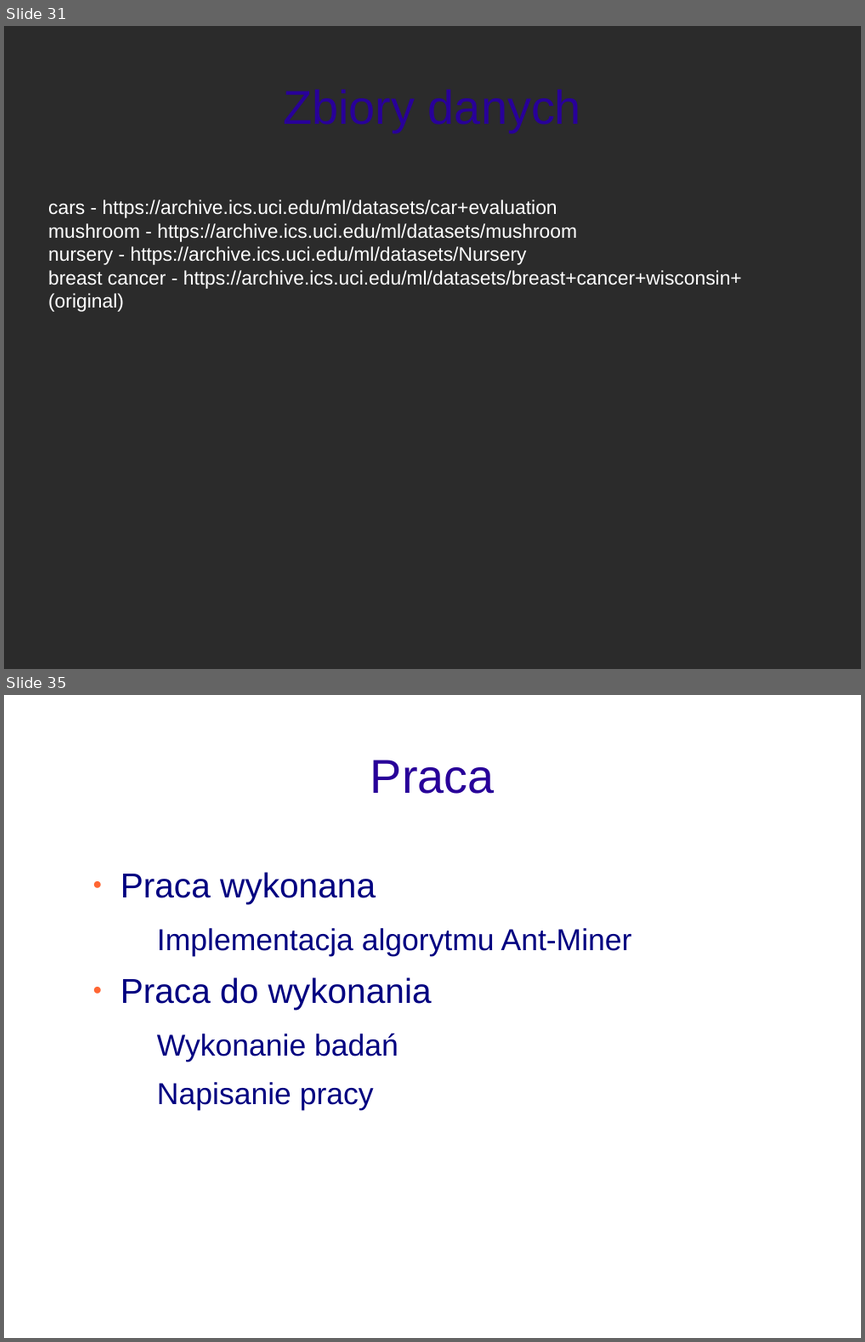
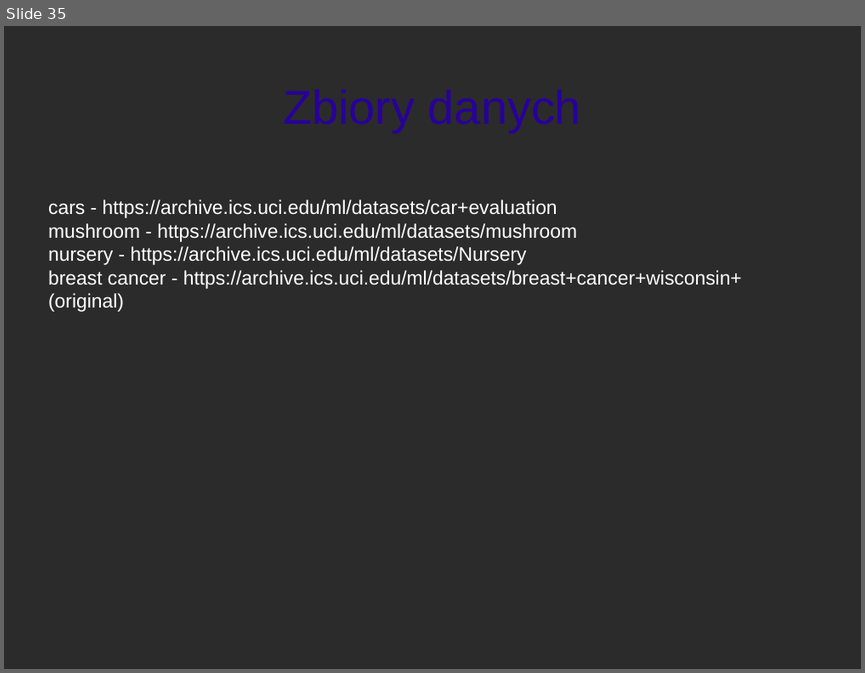
Before and after one commit to adriansidor/antminer, a slide deck: prezentacja_pracy_magisterskiej.odp. Shown one above the other, each under a label of ours: slides 31 and 35 before the commit, slide 35 after it; the slides between them are not shown. The pictures are 865x1342 and 865x673 pixels, drawn with LibreOffice and Linux fonts; fonts in the diff are those of the drawing; background and template pictures are left out; a plain dark background stands for a picture behind light text. Boxes give left, top, right and bottom in pixels: in the first picture for what was removed or moved away, otherwise in the second. Text is boxed around its words. In the diff, an @@ line names an element or a change of style, - is before the commit and + after.

```diff
--- a/prezentacja_pracy_magisterskiej.odp
+++ b/prezentacja_pracy_magisterskiej.odp
@@ slide 35 removed at (x1=4, y1=695, x2=861, y2=1338), background picture (left out) @@
@@ title removed at (x1=370, y1=760, x2=494, y2=794) @@
-Praca
@@ text removed at (x1=120, y1=872, x2=632, y2=1110) @@
-● Praca wykonana
-  − Implementacja algorytmu Ant-Miner
-● Praca do wykonania
-  − Wykonanie badań
-  − Napisanie pracy
@@ what was slide 31 is now slide 35 @@
```
Also in this commit, not shown: 17 slides changed, 5 slides added, 6 other slides removed, 1 other file.
